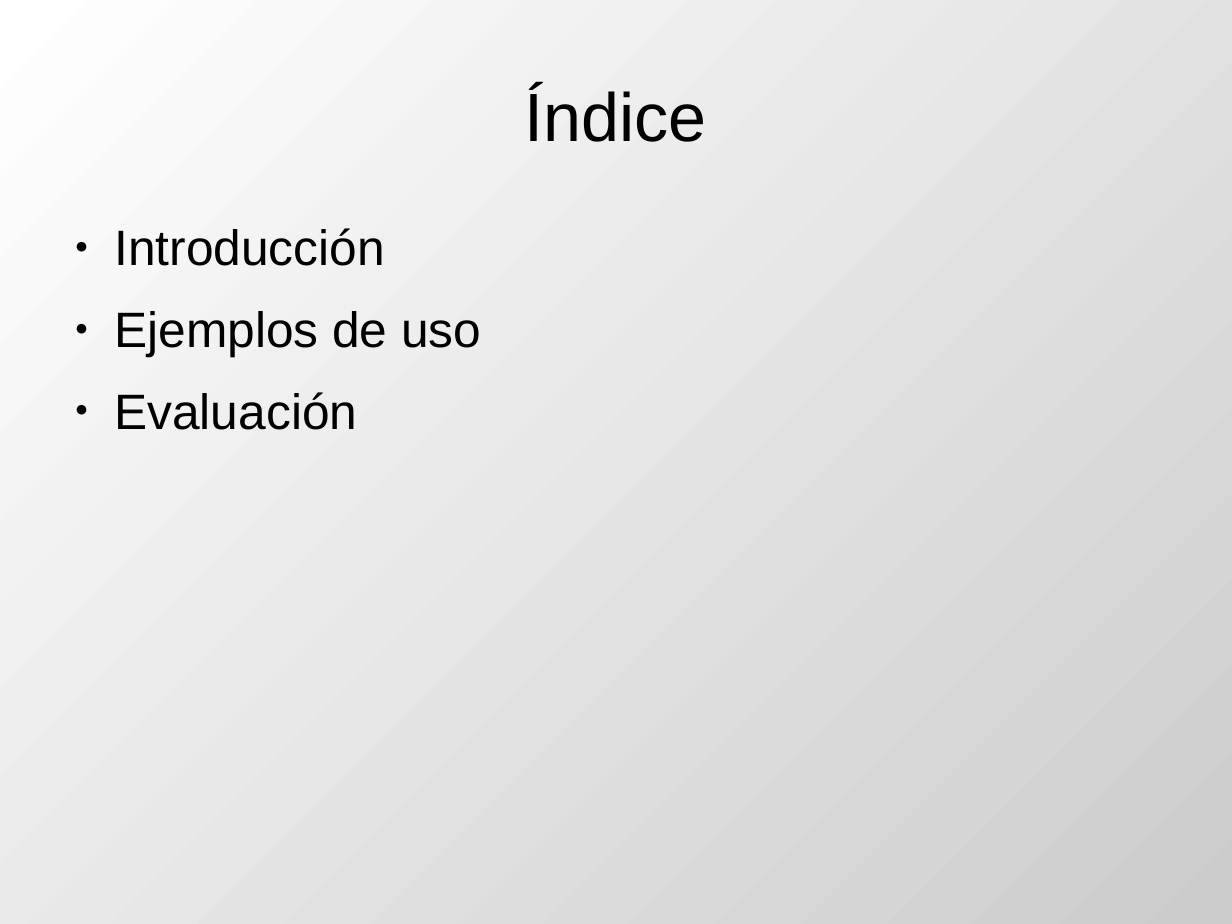
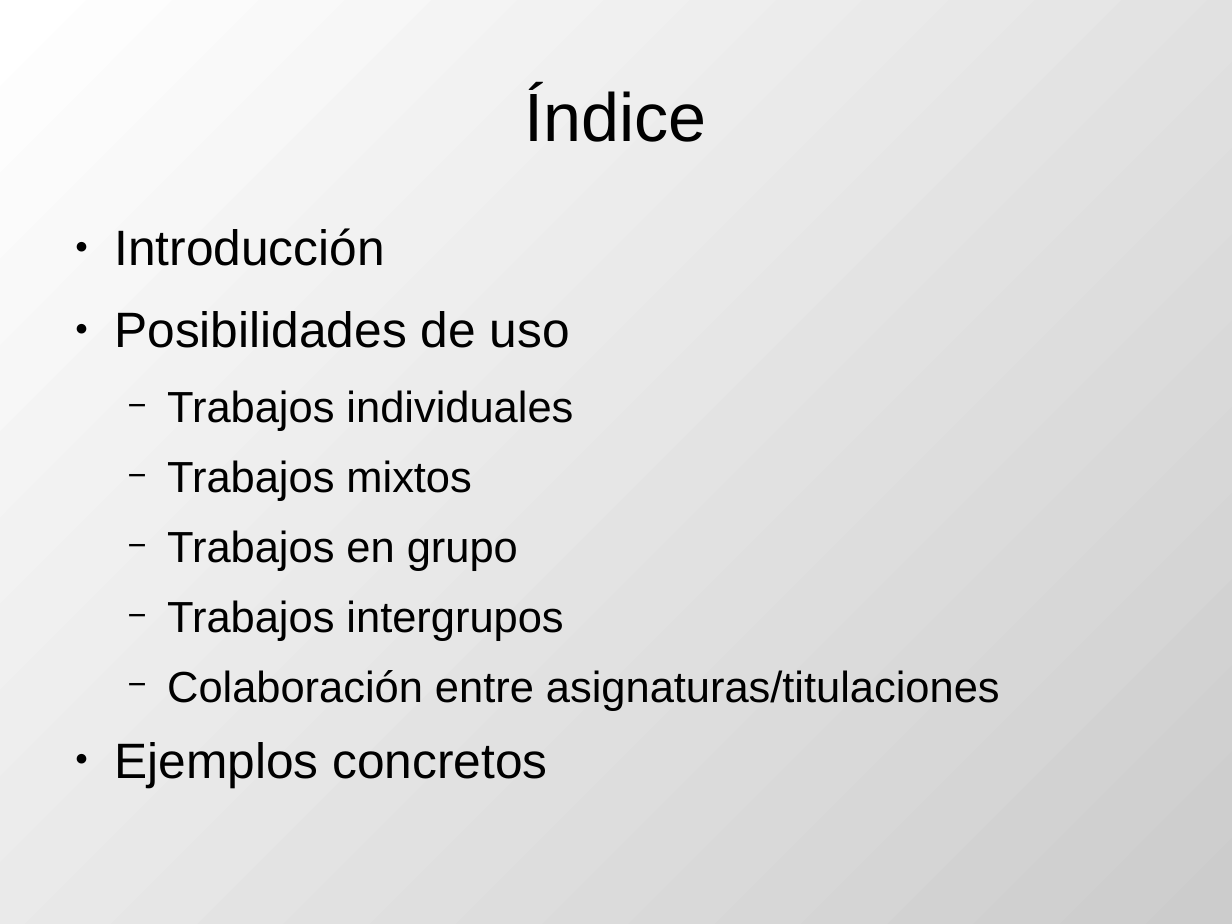
Before and after one commit to DrPantera/wikis4education, a slide deck: slide 2 of uca-2013_07/tema-2-WikisEnEducacion.odp. Drawn at 1232x924 pixels with LibreOffice and Linux fonts; fonts in the diff are those of the drawing. Boxes give left, top, right and bottom in pixels: in the first picture for what was removed or moved away, otherwise in the second. Text is boxed around its words. In the diff, an @@ line names an element or a change of style, - is before the commit and + after.

```diff
--- a/uca-2013_07/tema-2-WikisEnEducacion.odp
+++ b/uca-2013_07/tema-2-WikisEnEducacion.odp
@@ text at [114,311,1000,787]: text changed; size 32 to 28 pt @@
-● Ejemplos de uso
-● Evaluación
+● Posibilidades de uso
+  − Trabajos individuales
+  − Trabajos mixtos
+  − Trabajos en grupo
+  − Trabajos intergrupos
+  − Colaboración entre asignaturas/titulaciones
+● Ejemplos concretos
```
Also in this commit, not shown: 2 other slides changed, 7 slides added, 7 slides removed, 4 other files.
